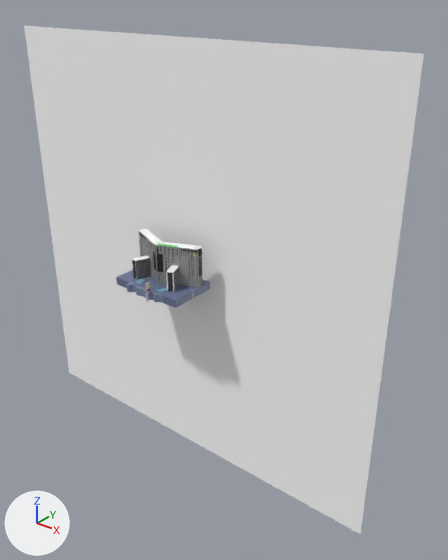
The Blender file hotels/planet_hollywood/ph.blend as it was, and as the next commit left it.
Before and after are seen from a camera (50 mm lens) standing at (1195.0, -1198.0, 813.0) and looking at (144.0, 116.0, -2.0). Every picture has the same lights, and +X, +Y and +Z are marked at lower left.

Script lines for the objects in view, before the commit:
```python
me_cube_009 = bpy.data.meshes.new('Cube.009')
me_cube_009.from_pydata(...)  # a box spanning x -1.0..1.0, y -1.0..1.0, z -1.0..1.0
me_cube_009.materials.append(mat_poolside_bg)  # blue #697393
me_plane_092 = bpy.data.meshes.new('Plane.092')
me_plane_092.from_pydata([(-1.0, -1.0, 0.0), (1.0, -1.0, 0.0), (-1.0, 1.0, 0.0), (1.0, 1.0, 0.0)], [], [(0, 1, 3, 2)])
me_plane_092.materials.append(mat_sky)  # its picture is missing
me_tower_001 = bpy.data.meshes.new('tower.001')
me_tower_001.from_pydata(...)  # 110 vertices, 109 faces; spans x -1.01..1.01, y -1.06..1.09, z -1.0..1.0
# faces by material slot: [99, 2, 8]
me_tower_001.materials.append(mat_ph_tower_side_mat_001)  # picture img_ph_front_window_texture_png_001
me_tower_001.materials.append(mat_baseline_white_002)  # white #ffffff
me_tower_001.materials.append(mat_ph_tower_side_flipped_mat_001)  # picture img_ph_front_window_flipped_texture_png_001
ob_background_sky = bpy.data.objects.new('background_sky', me_plane_092)
ob_background_sky.location = (0.0, 100.0, -1.0)
ob_background_sky.rotation_euler = (1.571, 0.0, 0.0)  # degrees (90, 0, 0)
ob_background_sky.scale = (676.0, 676.0, 676.0)
ob_foundation_001 = bpy.data.objects.new('foundation.001', me_cube_009)
ob_foundation_001.location = (0.0, 1.0, -13.0)
ob_foundation_001.scale = (121.0, 76.0, 12.0)
ob_righttower_003 = bpy.data.objects.new('RightTower.003', me_tower_001)
ob_righttower_003.location = (-56.0, 16.0, 60.0)
ob_righttower_003.rotation_euler = (0.0, 0.0, 2.749)  # degrees (0, 0, 158)
ob_righttower_003.scale = (65.2, 13.2, 60.0)
# also in view: 'RightTower.004' at (55.0, 15.0, 60.0)
```
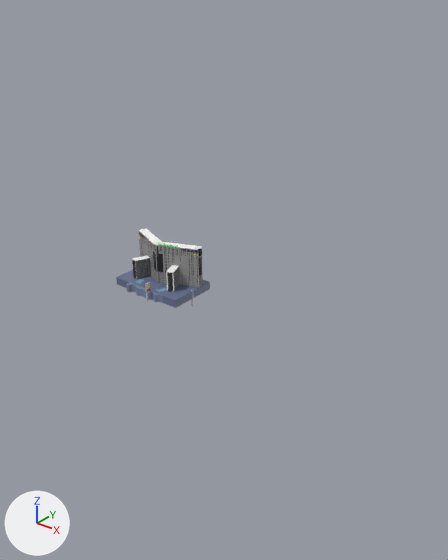
Location of each change, [x1, y1, x2, y2] in pixels of the pictures (448 x 560 px):
'background_sky', hidden
    before: [24, 26, 424, 534]

The change, as a list of edits to the scene's bpy script:
```text
Change ob_background_sky:
    add ob_background_sky.hide_set(True)
```
